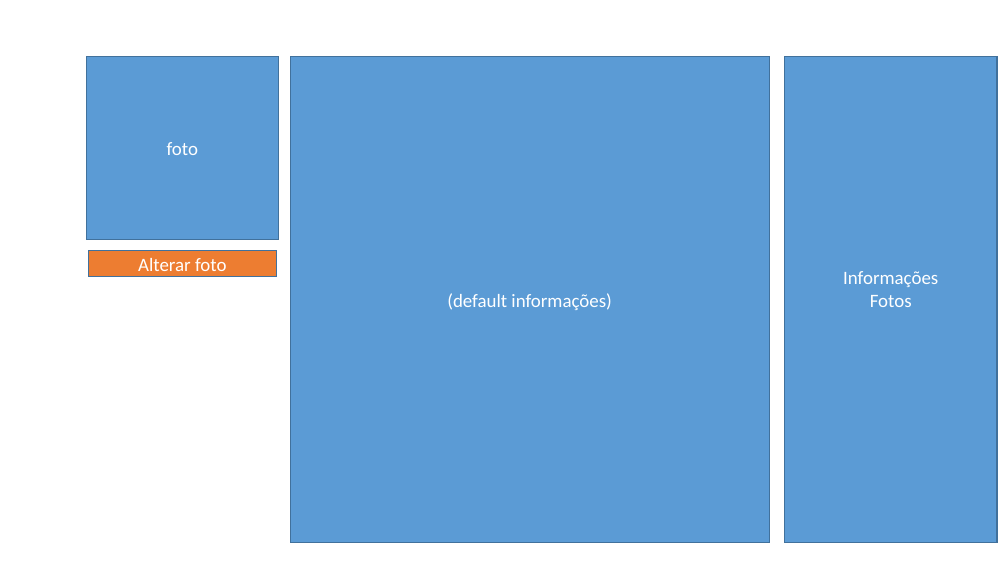
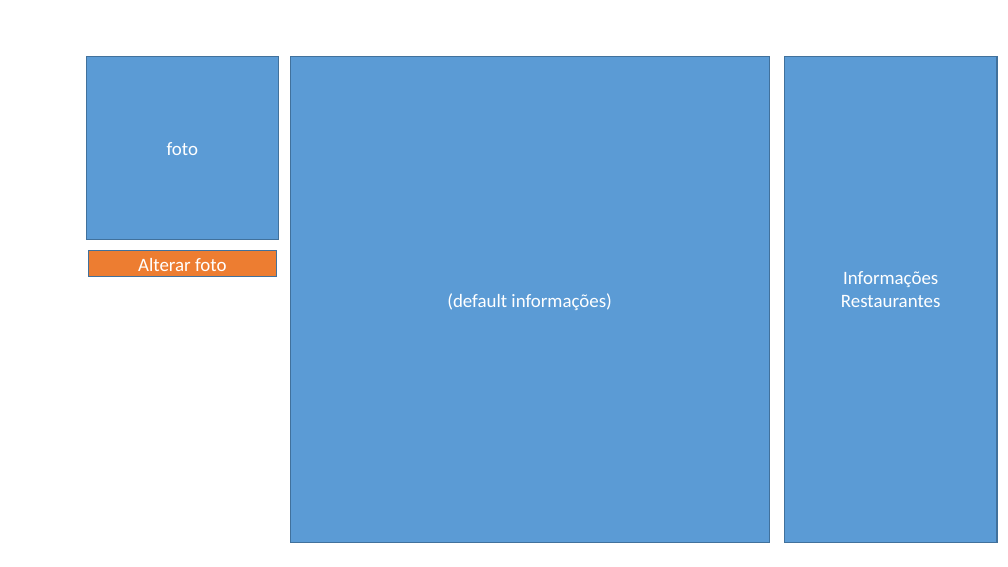
Before and after one commit to andreiacarodrigues/FEUP-LTW, a slide deck: slide 3 of Resources/ltw.odp. Drawn at 1008x567 pixels with LibreOffice and Linux fonts; fonts in the diff are those of the drawing. Boxes give left, top, right and bottom in pixels: in the first picture for what was removed or moved away, otherwise in the second. Text is boxed around its words. In the diff, an @@ line names an element or a change of style, - is before the commit and + after.

```diff
--- a/Resources/ltw.odp
+++ b/Resources/ltw.odp
@@ text in freeform shape at box(841, 295, 940, 307): text changed @@
-Fotos
+Restaurantes
```
Also in this commit, not shown: 1 other slide changed, 6 other files.
